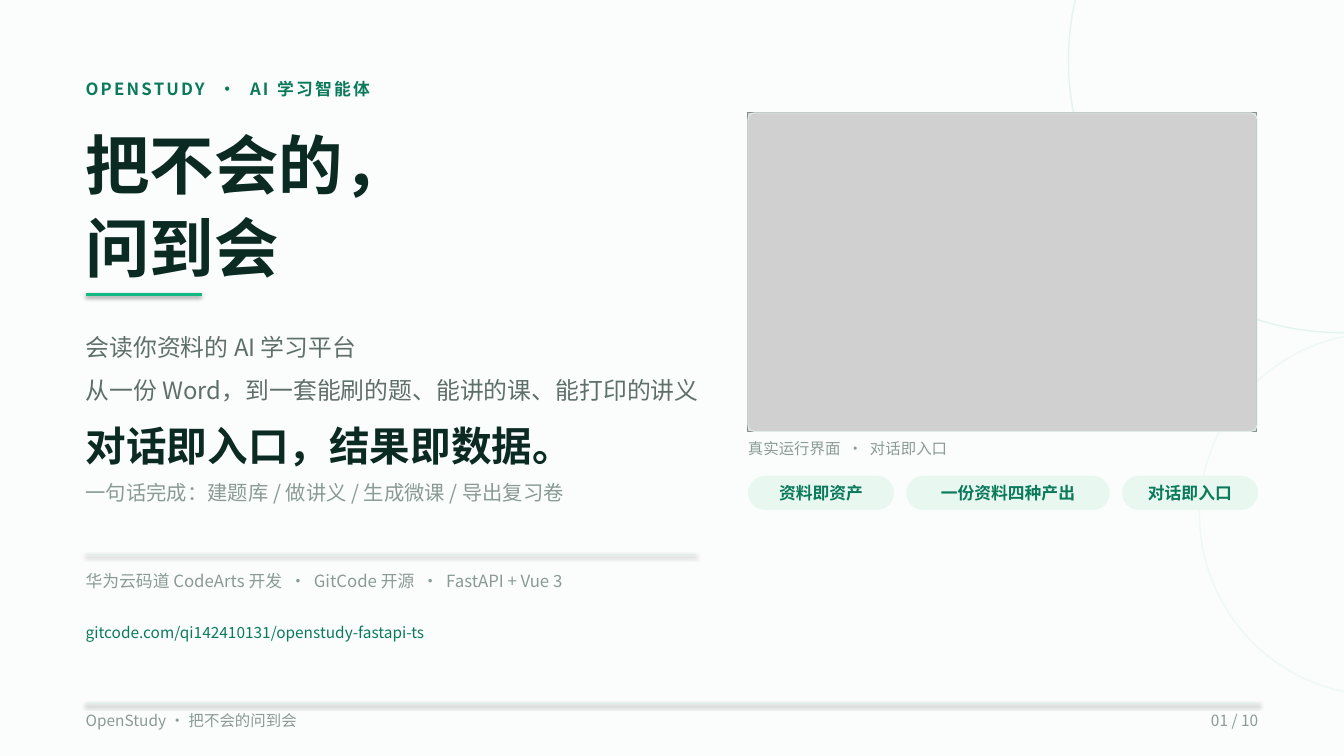
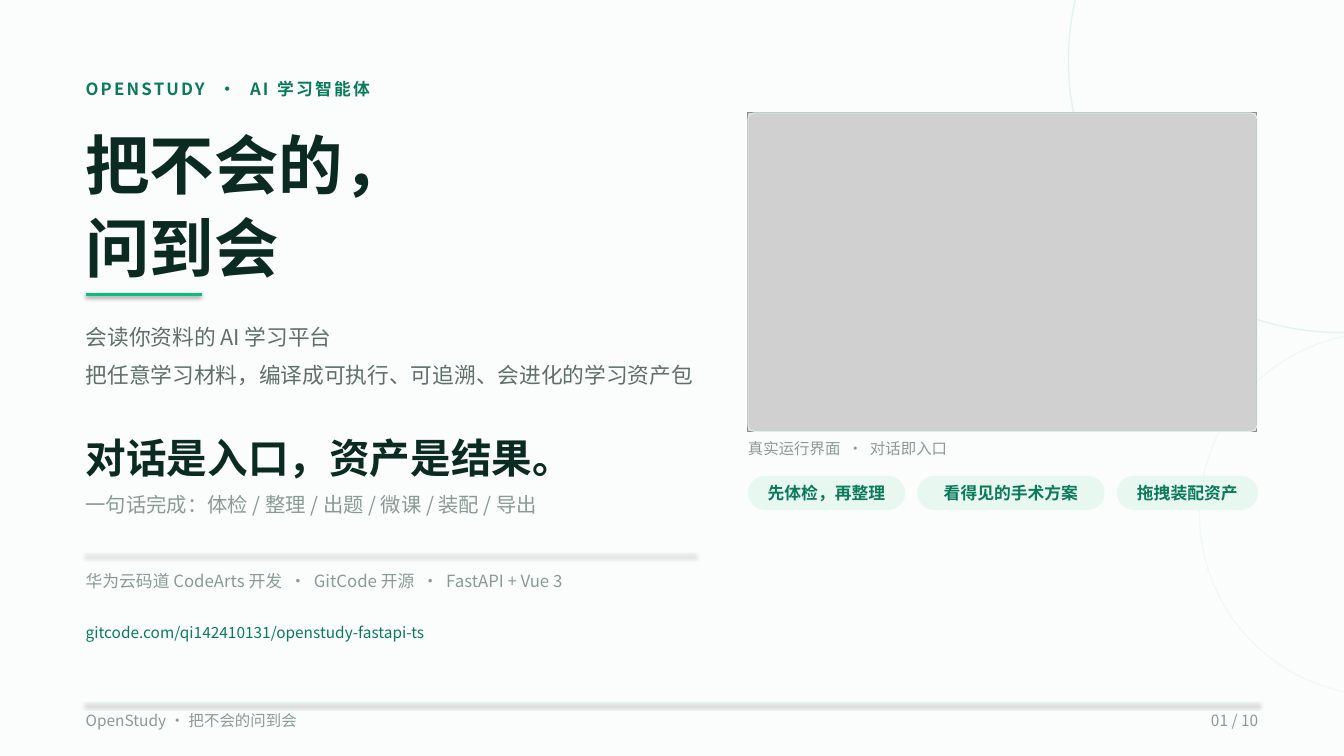
Before and after one commit to wufeng1234567/openstudy-fastapi-ts, a slide deck: slide 1 of doc/competition/OpenStudy-10页-V3-码道版.pptx. Drawn at 1344x756 pixels with LibreOffice and Linux fonts; fonts in the diff are those of the drawing; grey boxes stand for pictures. Boxes give left, top, right and bottom in pixels: in the first picture for what was removed or moved away, otherwise in the second. Text is boxed around its words. In the diff, an @@ line names an element or a change of style, - is before the commit and + after.

Commit message:
feat: 学习材料诊疗室：体检、整理手术台、资产装配与原文依据

```diff
--- a/doc/competition/OpenStudy-10页-V3-码道版.pptx
+++ b/doc/competition/OpenStudy-10页-V3-码道版.pptx
@@ text at (86,327,332,347): size 17 to 15.5 pt in "会读你资料的 AI 学习平台"; line spacing 1.5 to 1.45 @@
@@ text at (86,365,693,385): text changed; size 17 to 15.5 pt @@
-从一份 Word，到一套能刷的题、能讲的课、能打印的讲义
+把任意学习材料，编译成可执行、可追溯、会进化的学习资产包
@@ text at (86,438,573,479): text changed @@
-对话即入口，结果即数据。
+对话是入口，资产是结果。
@@ rounded rectangle "先体检，再整理": place and size @@
-rounded rectangle "先体检，再整理" at (748,476,894,510)
+rounded rectangle "先体检，再整理" at (748,476,905,510)
@@ rounded rectangle "看得见的手术方案": place and size @@
-rounded rectangle "看得见的手术方案" at (906,476,1110,510)
+rounded rectangle "看得见的手术方案" at (918,476,1105,510)
@@ rounded rectangle "拖拽装配资产": place and size @@
-rounded rectangle "拖拽装配资产" at (1122,476,1258,510)
+rounded rectangle "拖拽装配资产" at (1117,476,1258,510)
@@ text at (86,495,537,514): text changed @@
-一句话完成：建题库 / 做讲义 / 生成微课 / 导出复习卷
+一句话完成：体检 / 整理 / 出题 / 微课 / 装配 / 导出
@@ text in rounded rectangle at (768,484,885,501): text changed @@
-资料即资产
+先体检，再整理
@@ text in rounded rectangle at (944,484,1078,501): text changed @@
-一份资料四种产出
+看得见的手术方案
@@ text in rounded rectangle at (1137,484,1238,501): text changed @@
-对话即入口
+拖拽装配资产
```
Also in this commit, not shown: 5 other slides changed, 3 slides added, 3 slides removed, 28 other files.
